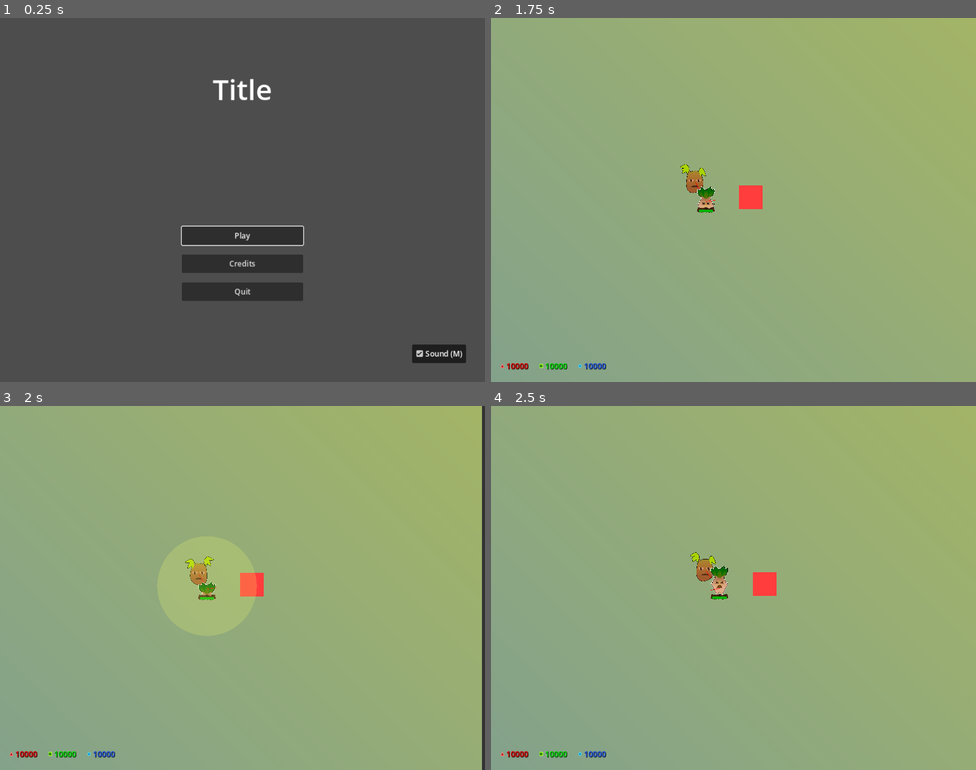
Above: before the commit, frames 1-4 (two rows, left to right).
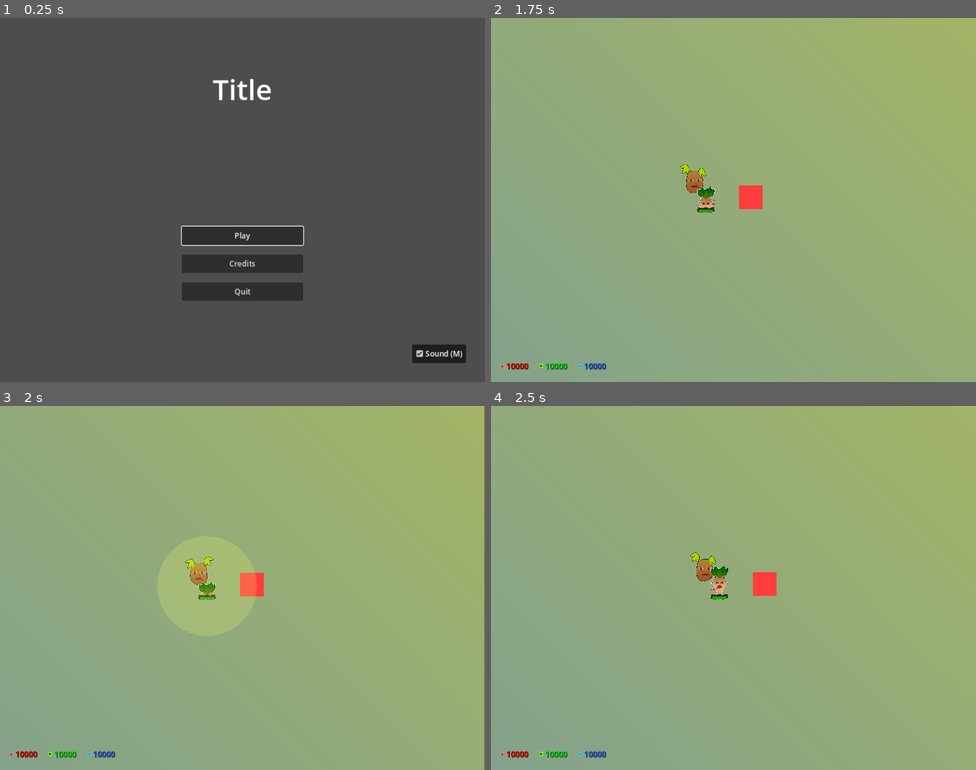
Above: after the commit, the same moments.

Repository: Zereijin/GGJ2023
Game: Godot game, scene res://main_menu/main_menu.tscn
Two runs of this game, one before a commit and one after it. Both use one fixed random seed, a clock stepped at 60 frames per second and the inputs below.
Inputs (mouse positions are in pixels of both pictures, inside the frame that each line leads up to):
- Up to frame 1 (0.25 s): no input
- Up to frame 2 (1.75 s): click "Play" at 0.5 s; move the mouse to (840, 181) at 1.27 s; press the mouse at (840, 181) at 1.28 s; hold D (right) from 1.28 s (still down)
- Up to frame 3 (2 s): keep holding D (right)
- Up to frame 4 (2.5 s): move the mouse to (636, 606) at 2.02 s; release D (right) at 2.03 s; release the mouse at (636, 606) at 2.03 s; hold S (down) from 2.03 s (still down); click (636, 606) at 2.1 s

Frames 1-2 are identical in both runs. In frame 3, 0.6% of the frame differs, in the area x 99-100%, y 0-100%; in frame 4, nothing differs.

Commit message:
More walls/fences

Diff:
--- a/game/game.tscn
+++ b/game/game.tscn
@@ -47,9 +47,10 @@
 y_sort_enabled = true
 
 [node name="Walls" type="Node2D" parent="Garden/Objects"]
+visible = false
 
 [node name="WestWall" type="StaticBody2D" parent="Garden/Objects/Walls"]
-position = Vector2(-636, 0)
+position = Vector2(-634, 0)
 collision_layer = 16
 collision_mask = 0
 
@@ -61,7 +62,7 @@
 texture = SubResource("GradientTexture1D_rfxx4")
 
 [node name="EastWall" type="StaticBody2D" parent="Garden/Objects/Walls"]
-position = Vector2(635, 0)
+position = Vector2(633, 0)
 collision_layer = 16
 collision_mask = 0
 
